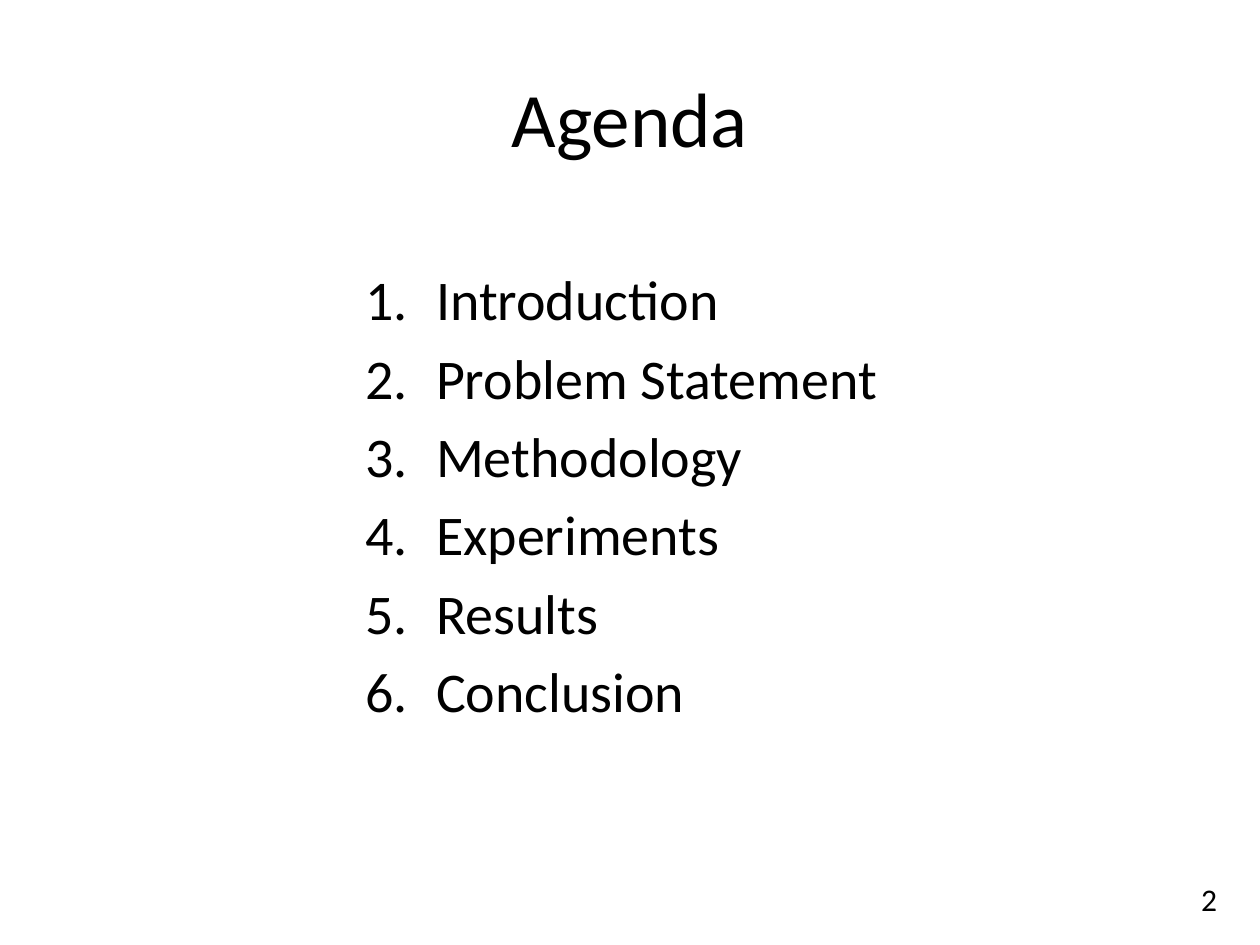
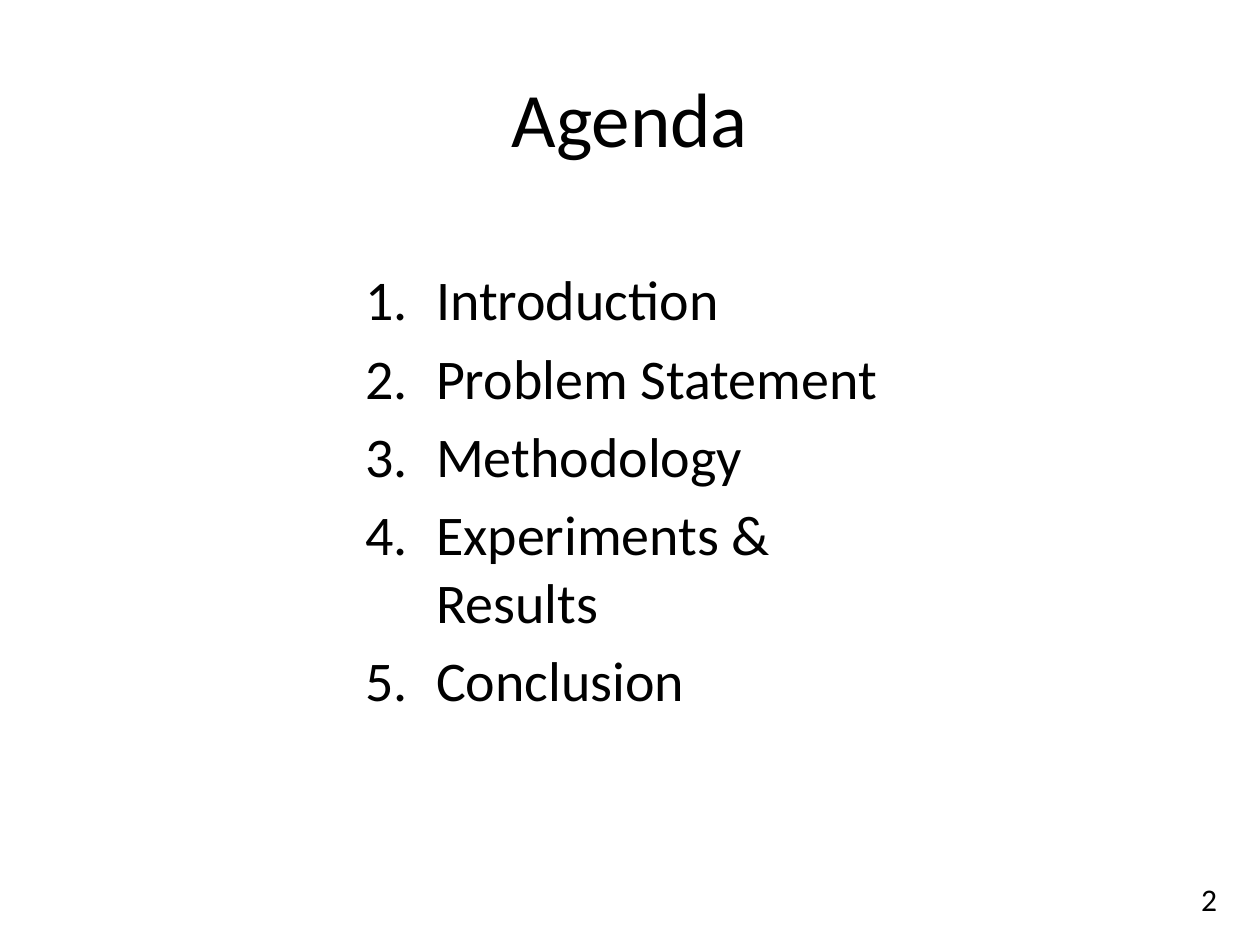
Before and after one commit to peterschrott/axa-driver-telematics, a slide deck: slide 2 of report/02-presentation/presentation.pptx. Drawn at 1260x945 pixels with LibreOffice and Linux fonts; fonts in the diff are those of the drawing. Boxes give left, top, right and bottom in pixels: in the first picture for what was removed or moved away, otherwise in the second. Text is boxed around its words. In the diff, an @@ line names an element or a change of style, - is before the commit and + after.

```diff
--- a/report/02-presentation/presentation.pptx
+++ b/report/02-presentation/presentation.pptx
@@ text at (x1=436, y1=516, x2=719, y2=624): text changed @@
-4. Experiments
-5. Results
+4. Experiments & Results
```
Also in this commit, not shown: 2 other slides changed, 1 other file.
